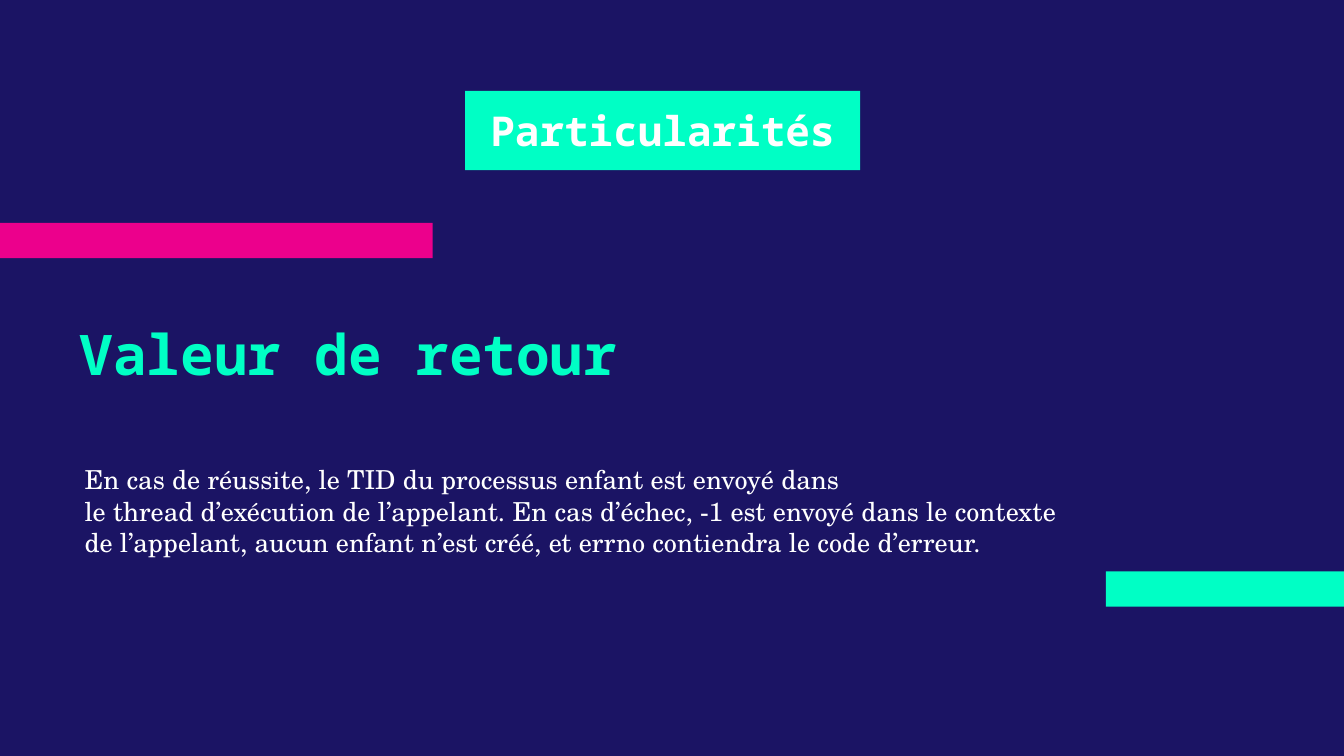
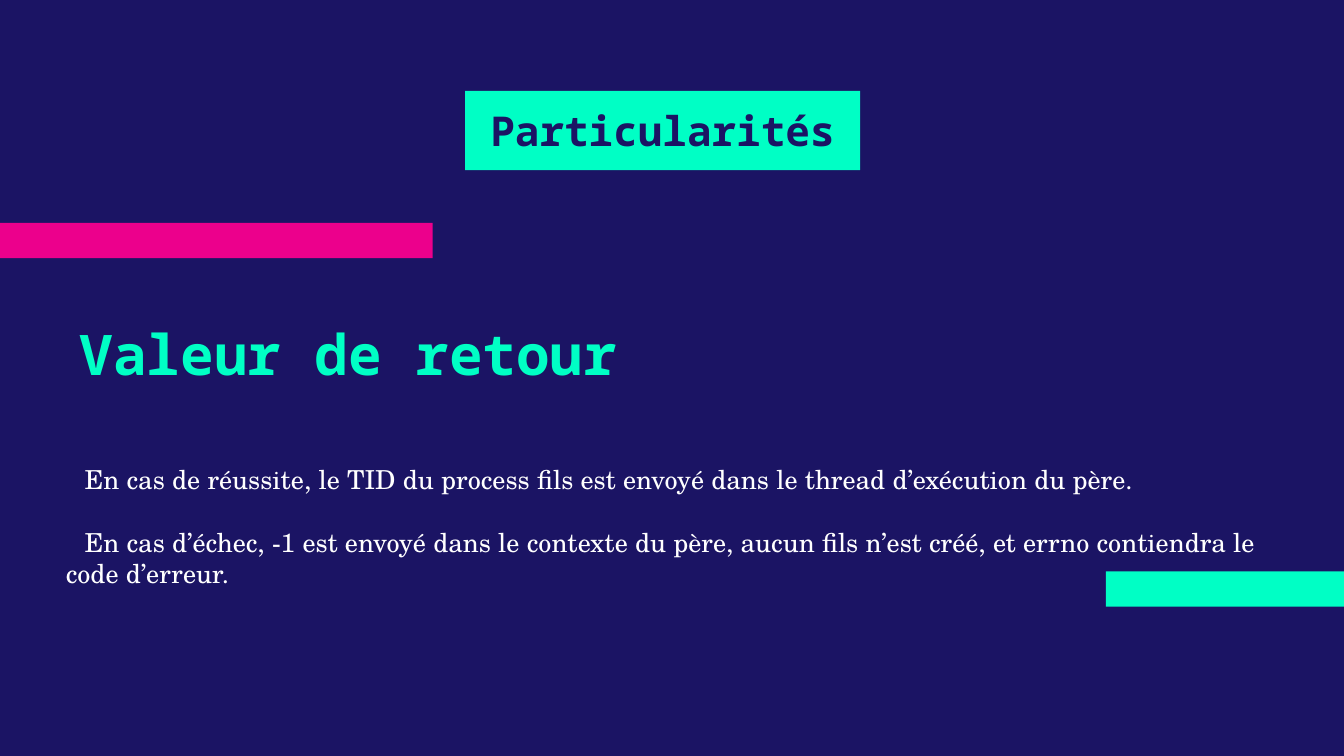
Before and after one commit to leomols97/sysg6_2022, a slide deck: slide 23 of Août/MOLS_FORK_VFORK_CLONE/Documents/MOLS_FORK_VFORK_CLONE.pptx. Drawn at 1344x756 pixels with LibreOffice and Linux fonts; fonts in the diff are those of the drawing. Boxes give left, top, right and bottom in pixels: in the first picture for what was removed or moved away, otherwise in the second. Text is boxed around its words. In the diff, an @@ line names an element or a change of style, - is before the commit and + after.

```diff
--- a/Août/MOLS_FORK_VFORK_CLONE/Documents/MOLS_FORK_VFORK_CLONE.pptx
+++ b/Août/MOLS_FORK_VFORK_CLONE/Documents/MOLS_FORK_VFORK_CLONE.pptx
@@ text "Particularités" at <box>490,114,834,147</box>: text colour #FFFFFF to #1B1464 @@
@@ text at <box>66,469,1254,584</box>: text changed @@
-En cas de réussite, le TID du processus enfant est envoyé dans
-le thread d’exécution de l’appelant. En cas d’échec, -1 est envoyé dans le contexte
-de l’appelant, aucun enfant n’est créé, et errno contiendra le code d’erreur.
+En cas de réussite, le TID du process fils est envoyé dans le thread d’exécution du père.
+En cas d’échec, -1 est envoyé dans le contexte du père, aucun fils n’est créé, et errno contiendra le code d’erreur.
```
Also in this commit, not shown: 19 other slides changed, 1 slide removed, 7 other files.
